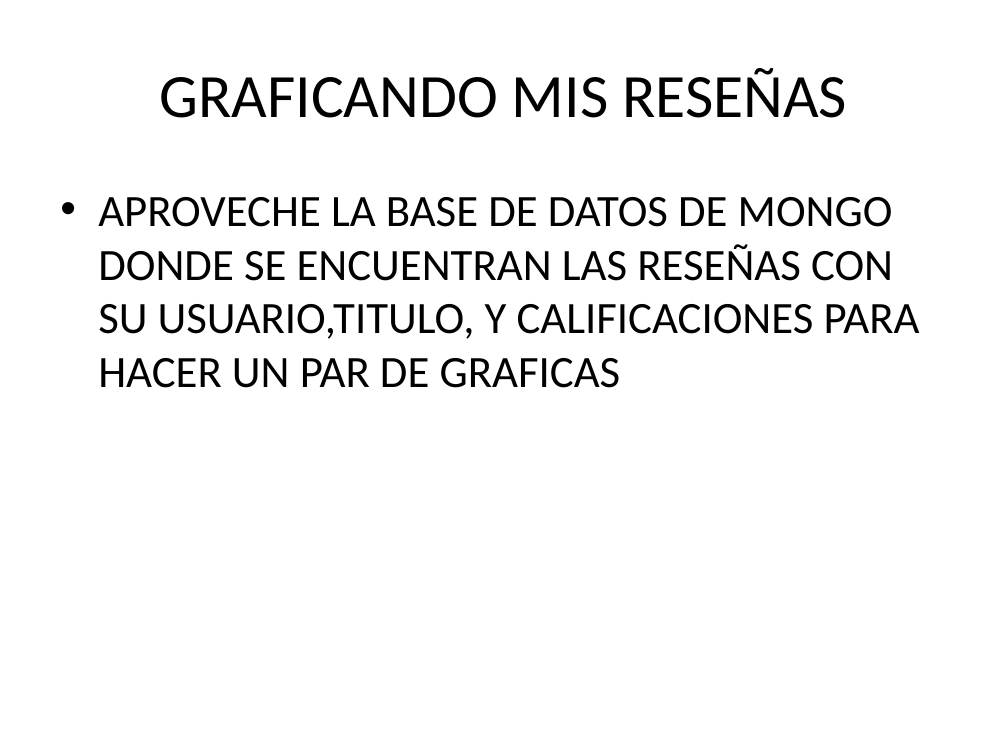
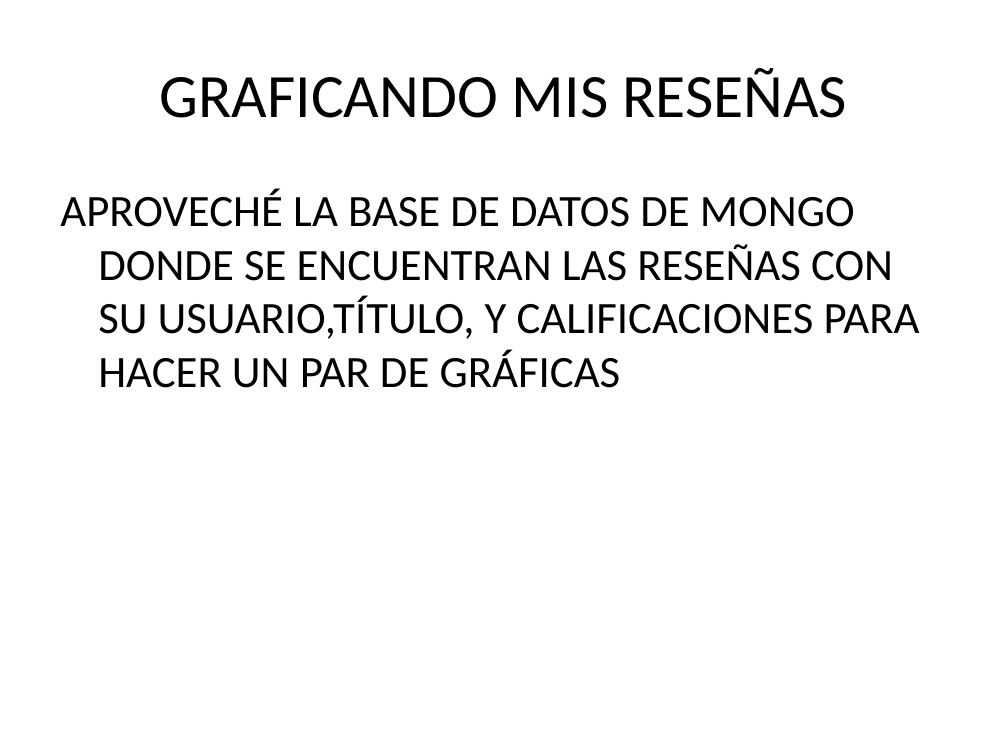
Before and after one commit to Adrian96119/ProyectoFinal-ForoCinefiloDelSentimiento, a slide deck: slide 18 of presentacion_power_point/proyecto_foro_cinefilo_sentimiento.pptx (slide 19 before the commit). Drawn at 1008x756 pixels with LibreOffice and Linux fonts; fonts in the diff are those of the drawing. Boxes give left, top, right and bottom in pixels: in the first picture for what was removed or moved away, otherwise in the second. Text is boxed around its words. In the diff, an @@ line names an element or a change of style, - is before the commit and + after.

```diff
--- a/presentacion_power_point/proyecto_foro_cinefilo_sentimiento.pptx
+++ b/presentacion_power_point/proyecto_foro_cinefilo_sentimiento.pptx
@@ text at bbox=[60, 189, 920, 388]: text changed @@
-• APROVECHE LA BASE DE DATOS DE MONGO DONDE SE ENCUENTRAN LAS RESEÑAS CON SU USUARIO,TITULO, Y CALIFICACIONES PARA HACER UN PAR DE GRAFICAS
+APROVECHÉ LA BASE DE DATOS DE MONGO DONDE SE ENCUENTRAN LAS RESEÑAS CON SU USUARIO,TÍTULO, Y CALIFICACIONES PARA HACER UN PAR DE GRÁFICAS
```
Also in this commit, not shown: 12 other slides changed, 1 slide added, 2 slides removed, 16 other files.
